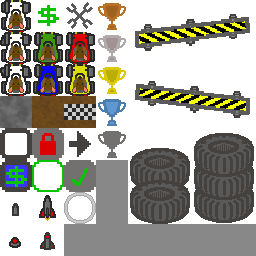
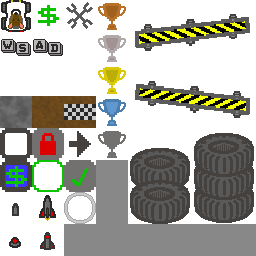
Revision of a layered (256, 256) image; what changed, layer by layer:
removed layer "NewCarGuns" over [4,0,30,78]
painted on "dungeon_terrain_sheet.png" over [0,32,95,96]
